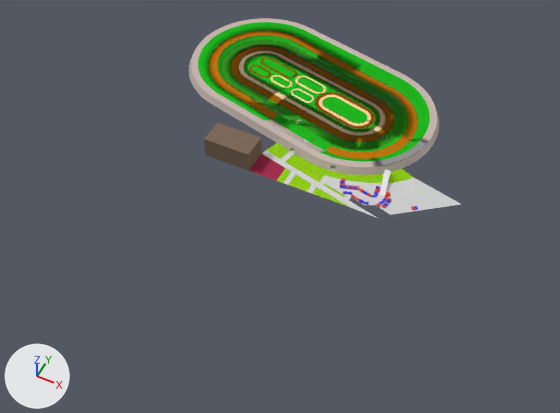
The Blender file assets/course/tracen-course/tracen-course.blend, before and after one commit.
One viewpoint serves both versions: a 50 mm camera at (36.1, -47.2, 70.6) aimed at (7.1, 10.8, -2.0). The lights are fixed; the arrows at lower left show +X, +Y and +Z.

The scene before the commit, as lines of its bpy script (objects in view):
```python
me_circle_004 = bpy.data.meshes.new('Circle.004')
me_circle_004.from_pydata(...)  # 2427 vertices, 2311 faces, 1 loose edge; spans x -18.9..25.9, y 15.9..46.7, z 0.0..2.8
me_circle_004.polygons.foreach_set('use_smooth', [True] * 2311)
me_circle_004.materials.append(mat_arrows)  # picture img_arrow_png
me_circle_004.materials.append(mat_path)  # light grey #cfcfcf
me_circle_004.materials.append(mat_offroadgrass)  # picture img_grass2_png
me_circle_004.materials.append(mat_red_asphalt)  # pink #a33251
me_circle_004.materials.append(mat_default)  # brown #7e6a5a
me_circle_004.materials.append(mat_wall_concrete)  # light grey #c5b5ae
me_circle_004.materials.append(mat_coursegrass1)  # picture img_grass_png
me_circle_004.materials.append(mat_dirtpath1)  # picture img_dirt_png
me_circle_004.materials.append(mat_grasspath1)  # picture img_grass3_png
me_circle_004.materials.append(mat_dirtpath2)  # picture img_dirt2_png
me_circle_004.materials.append(mat_sandpath)  # picture img_sand_png
me_circle_004.materials.append(mat_dirtpath3)  # picture img_dirt3_png
me_circle_004.materials.append(mat_woodchip)  # picture img_woodchip_png
me_circle_004.materials.append(mat_fence)  # picture img_fence_png
me_circle_004.materials.append(mat_fenceblue)  # picture img_bluefence_png
me_circle_004.materials.append(mat_fencebrown)  # picture img_brownfence_png
me_circle_004.materials.append(mat_startline)  # picture img_checker_png
me_circle_004.materials.append(mat_road_concrete)  # grey #8f8f8f
ob_course = bpy.data.objects.new('course', me_circle_004)
ob_course.location = (1.6, -3.2, 0.0)
```
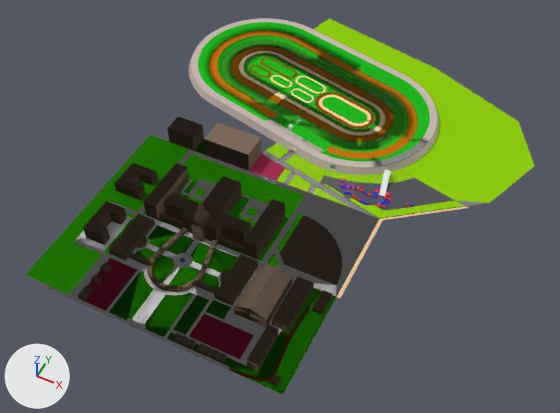
Where the change shows, as pixel boxes [x1, y1, x2, y2] in the pictures (560 x 413 px):
'BG', added: after [25, 117, 468, 395]
    faces in mat_default_001 (brown #7e6a5a): [78, 117, 342, 386]
    faces in mat_grass (dark green #1e7200): [25, 135, 379, 395]
    faces in mat_path_001 (light grey #cfcfcf): [46, 149, 379, 370]
    faces in mat_red_asphalt_001 (pink #a33251): [78, 258, 254, 359]
    faces in mat_sidewalk (beige #e7bf94): [337, 206, 468, 298]
'course', reshaped (28% wider): before [189, 18, 460, 218]; after [189, 18, 535, 219]
part 1 of me_circle_004, built on: before [262, 80, 460, 218]; after [249, 18, 535, 219]

Diff of the bpy script that builds the scene:
```diff
--- a/assets/course/tracen-course/tracen-course.blend.py
+++ b/assets/course/tracen-course/tracen-course.blend.py
@@ me_circle_004 @@
-me_circle_004.from_pydata(...)  # 2427 vertices, 2311 faces, 1 loose edge; spans x -18.9..25.9, y 15.9..46.7, z 0.0..2.8
+me_circle_004.from_pydata(...)  # 2651 vertices, 2512 faces, 2 loose edges; spans x -18.9..32.2, y 15.9..50.9, z 0.0..2.8
+# me_circle_004 part 1: 4 vertices moved from x -3.5..16.5, y 17.8..28.1, z 0.0..0.1 to x -3.3..15.1, y 18.2..28.0, z 0.0..0.1; 9 vertices removed from x 2.4..25.9, y 17.1..35.7, z 0.0..0.1; 233 vertices added at x -6.1..32.2, y 15.9..50.9, z 0.0..0.8
 me_circle_004.materials.append(mat_arrows)
@@ me_circle_004 @@
 me_circle_004.materials.append(mat_startline)
-me_circle_004.materials.append(mat_road_concrete)  # grey #8f8f8f
+me_circle_004.materials.append(mat_road_concrete_1)  # picture img_concrete_light_png
+me_circle_004.materials.append(mat_road_concrete_edge)  # picture img_grass_concrete_png
+me_circle_004.materials.append(mat_road_concrete2)  # picture img_concrete_png
+me_circle_004.materials.append(mat_road_concrete2_edge)  # picture img_grass_concrete_light_png
+me_circle_004.materials.append(mat_wall_tarmac)  # picture img_tarmac_png
@@ ob_bg @@
+ob_bg = bpy.data.objects.new('BG', me_circle_001)  # 4017 vertices, 2062 faces, 19 loose edges; spans x -14.9..26.9, y -10.1..22.5, z 0.0..5.2; in mat_default_001 (brown #7e6a5a), mat_grass (dark green #1e7200), mat_path_001 (light grey #cfcfcf), mat_red_asphalt_001 (pink #a33251), mat_water (blue #008ae7), mat_dirt (brown #813f00), mat_wood (brown #5c433c), mat_sidewalk (beige #e7bf94)
+ob_bg.location = (1.6, -3.2, 0.0)
```
